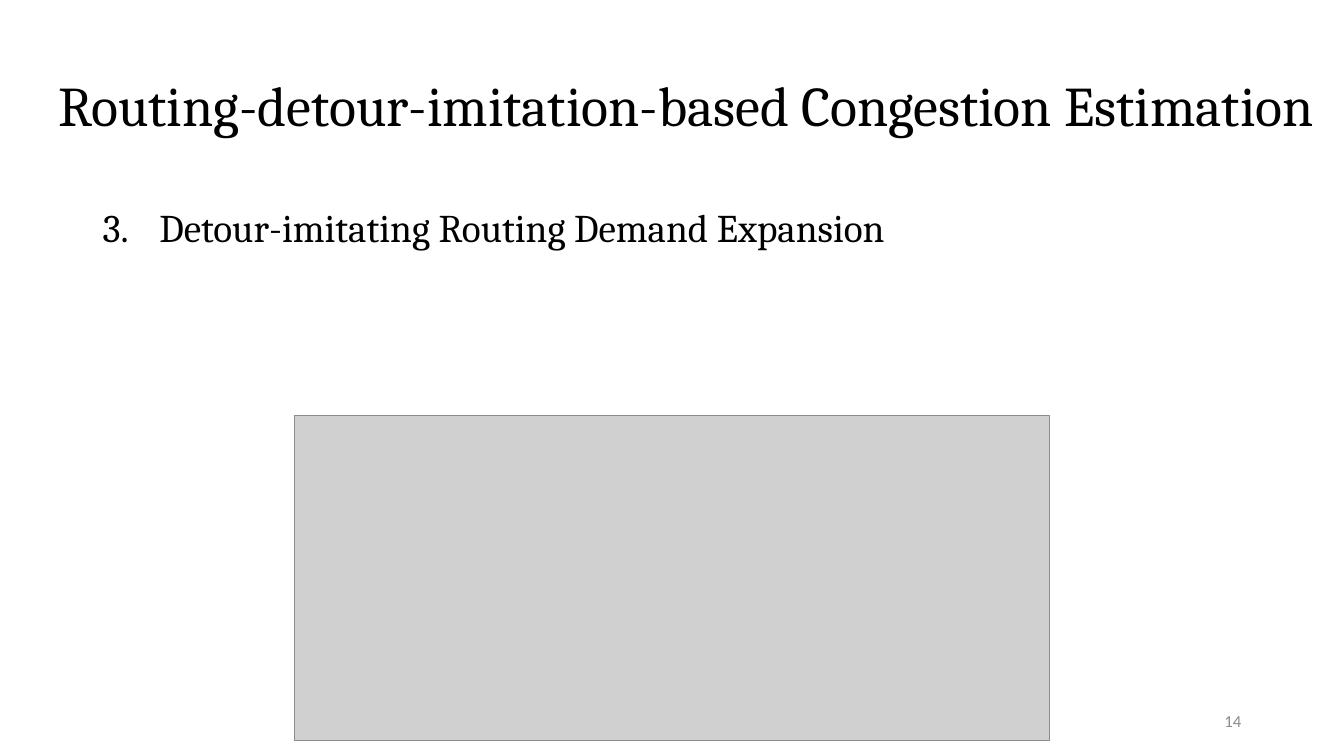
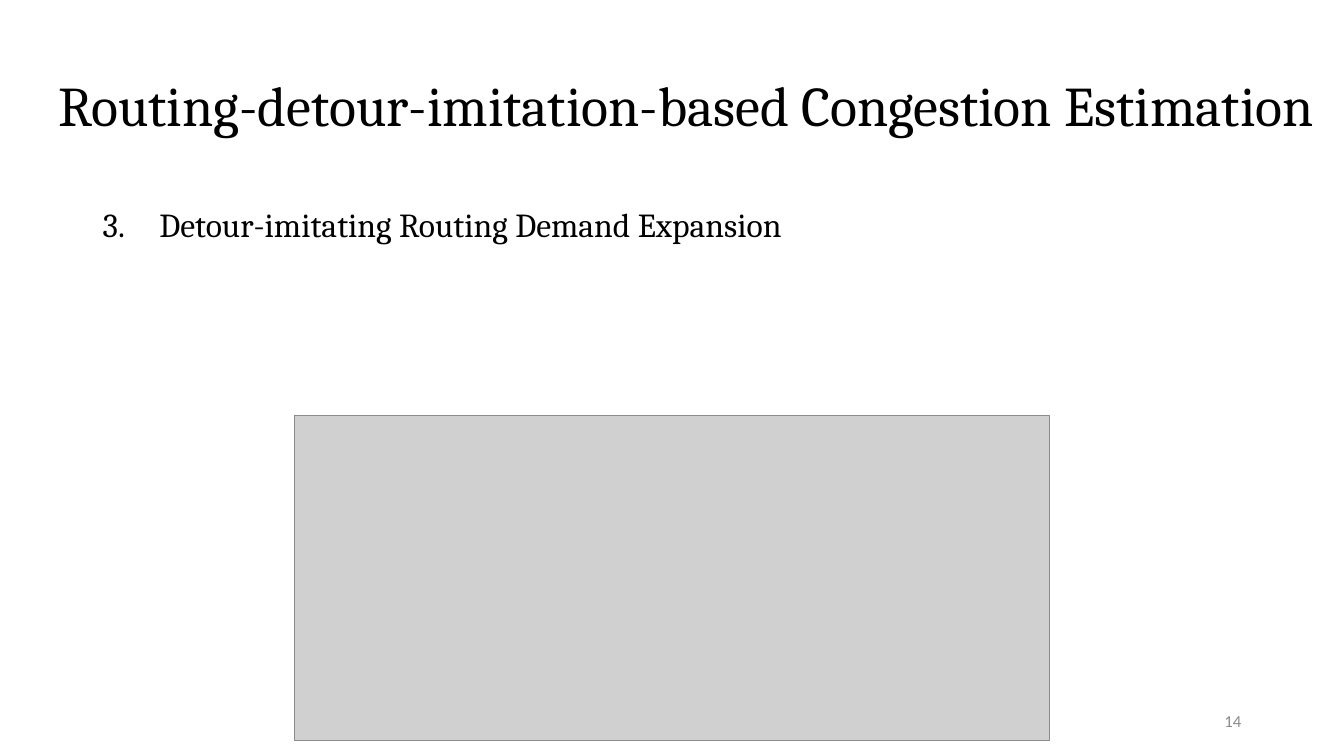
Before and after one commit to Pacific-Feng-Studuies/Studied-Papers, a slide deck: slide 15 of GM/Placement/PUFFER A Routability-Driven Placement Framework via Cell Padding/PUFFER A Routability-Driven Placement Framework via Cell Padding.pptx. Drawn at 1344x756 pixels with LibreOffice and Linux fonts; fonts in the diff are those of the drawing; grey boxes stand for pictures. Boxes give left, top, right and bottom in pixels: in the first picture for what was removed or moved away, otherwise in the second. Text is boxed around its words. In the diff, an @@ line names an element or a change of style, - is before the commit and + after.

```diff
--- a/GM/Placement/PUFFER A Routability-Driven Placement Framework via Cell Padding/PUFFER A Routability-Driven Placement Framework via Cell Padding.pptx
+++ b/GM/Placement/PUFFER A Routability-Driven Placement Framework via Cell Padding/PUFFER A Routability-Driven Placement Framework via Cell Padding.pptx
@@ text "Detour-imitating Routing Demand Expansion" at (x1=159, y1=213, x2=782, y2=245): size 28 to 24 pt @@
```
Also in this commit, not shown: 13 other slides changed, 4 slides added, 1 other file.
